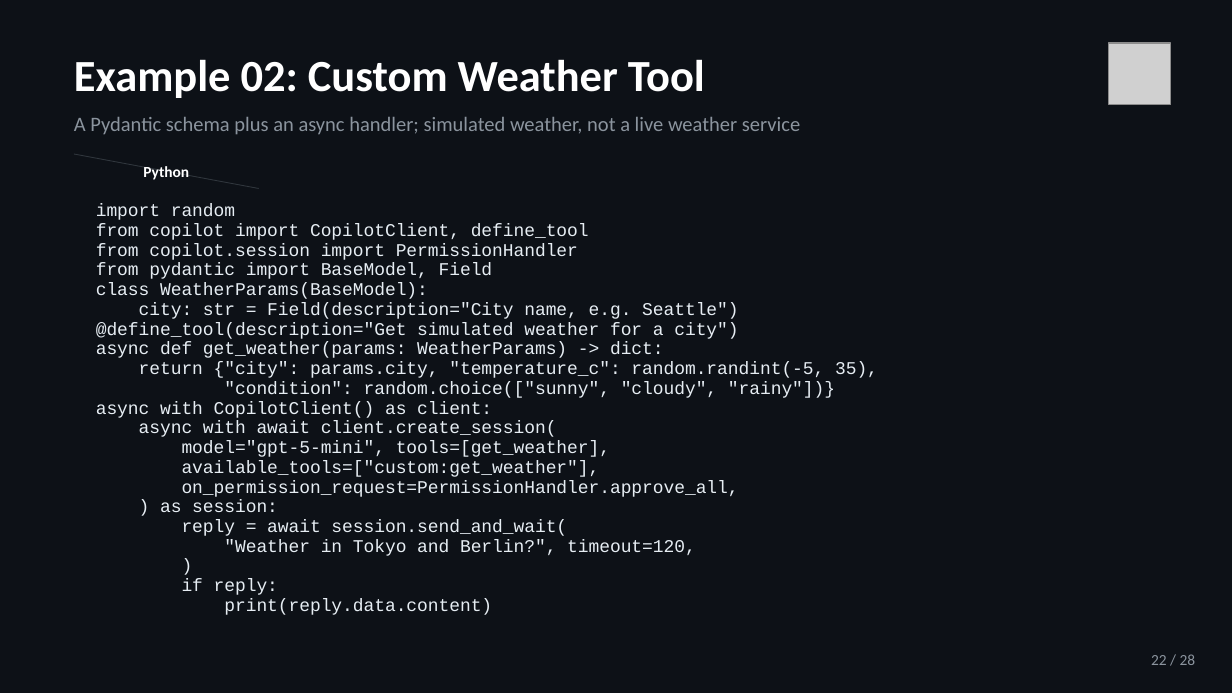
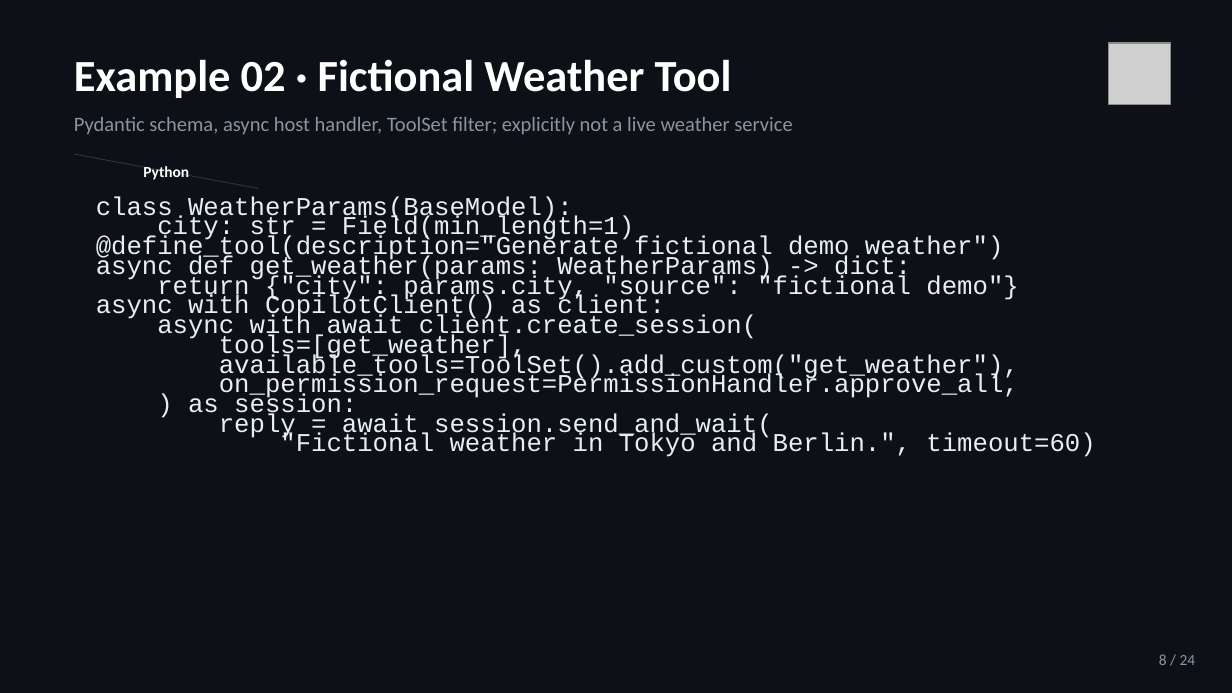
Before and after one commit to jeffrey-groneberg/ghcp_sdk, a slide deck: slide 8 of GitHub-Copilot-SDK.pptx (slide 22 before the commit). Drawn at 1232x693 pixels with LibreOffice and Linux fonts; fonts in the diff are those of the drawing; grey boxes stand for pictures. Boxes give left, top, right and bottom in pixels: in the first picture for what was removed or moved away, otherwise in the second. Text is boxed around its words. In the diff, an @@ line names an element or a change of style, - is before the commit and + after.

```diff
--- a/GitHub-Copilot-SDK.pptx
+++ b/GitHub-Copilot-SDK.pptx
@@ text at [74, 59, 732, 98]: text changed @@
-Example 02: Custom Weather Tool
+Example 02 · Fictional Weather Tool
@@ text at [74, 117, 792, 135]: text changed @@
-A Pydantic schema plus an async handler; simulated weather, not a live weather service
+Pydantic schema, async host handler, ToolSet filter; explicitly not a live weather service
@@ text at [96, 204, 589, 279]: paragraphs removed @@
-import random
-from copilot import CopilotClient, define_tool
-from copilot.session import PermissionHandler
-from pydantic import BaseModel, Field
@@ text at [96, 196, 1019, 440]: size 10.5 to 15 pt in "class WeatherParams(BaseModel):", "async def get_weather(params: WeatherParams) -> dict:", "async with CopilotClient() as client:", "async with await client.create_session(" and 3 more places @@
@@ text at [96, 216, 1003, 262]: text changed; size 10.5 to 15 pt @@
-city: str = Field(description="City name, e.g. Seattle")
-@define_tool(description="Get simulated weather for a city")
+city: str = Field(min_length=1)
+@define_tool(description="Generate fictional demo weather")
@@ text at [157, 275, 1018, 302]: text changed; size 10.5 to 15 pt @@
-return {"city": params.city, "temperature_c": random.randint(-5, 35),
-"condition": random.choice(["sunny", "cloudy", "rainy"])}
+return {"city": params.city, "source": "fictional demo"}
@@ text at [219, 334, 1019, 381]: text changed; size 10.5 to 15 pt @@
-model="gpt-5-mini", tools=[get_weather],
-available_tools=["custom:get_weather"],
+tools=[get_weather],
+available_tools=ToolSet().add_custom("get_weather"),
@@ text at [280, 433, 1095, 457]: text changed; size 10.5 to 15 pt @@
-"Weather in Tokyo and Berlin?", timeout=120,
-)
-if reply:
-print(reply.data.content)
+"Fictional weather in Tokyo and Berlin.", timeout=60)
@@ text at [1159, 654, 1196, 665]: text changed @@
-22 / 28
+8 / 24
```
Also in this commit, not shown: 21 other slides changed, 2 slides added, 6 slides removed, 24 other files.
